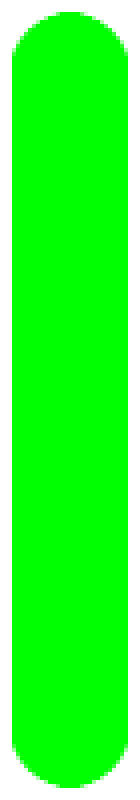
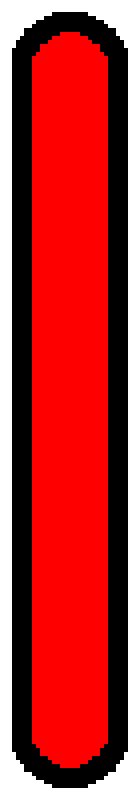
Before/after of a (140, 800) layered artwork. What changed in the layer stack:
added layer "Ebene" above "2" over [12, 12, 128, 788]
showed "2" over [12, 12, 128, 788]
